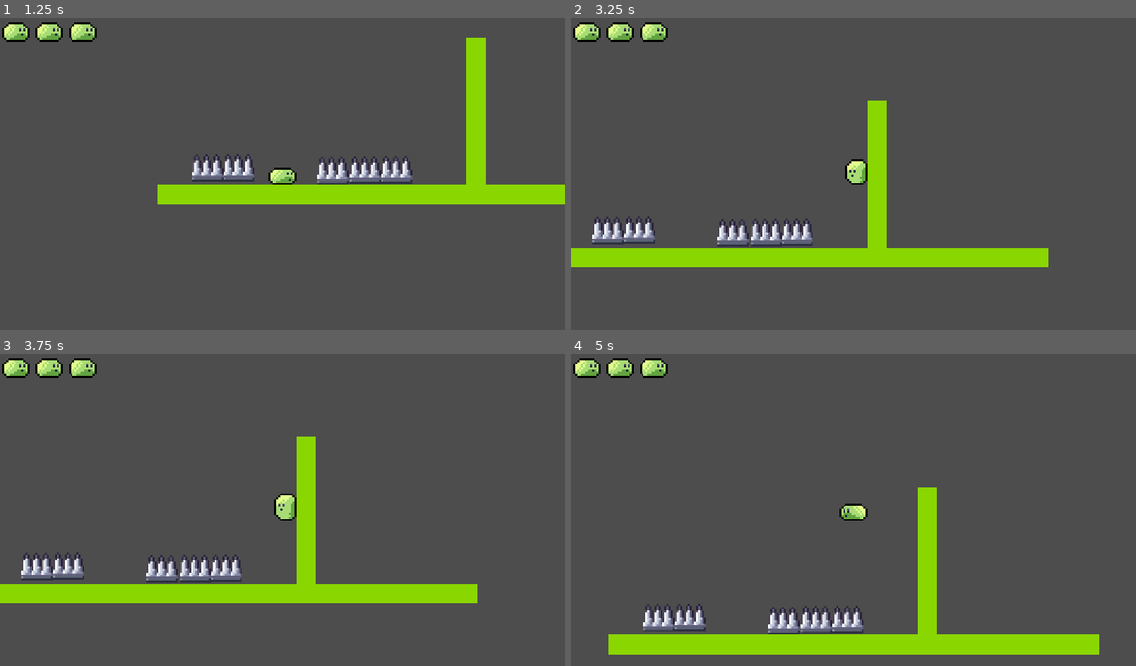
Above: before the commit, frames 1-4 (two rows, left to right).
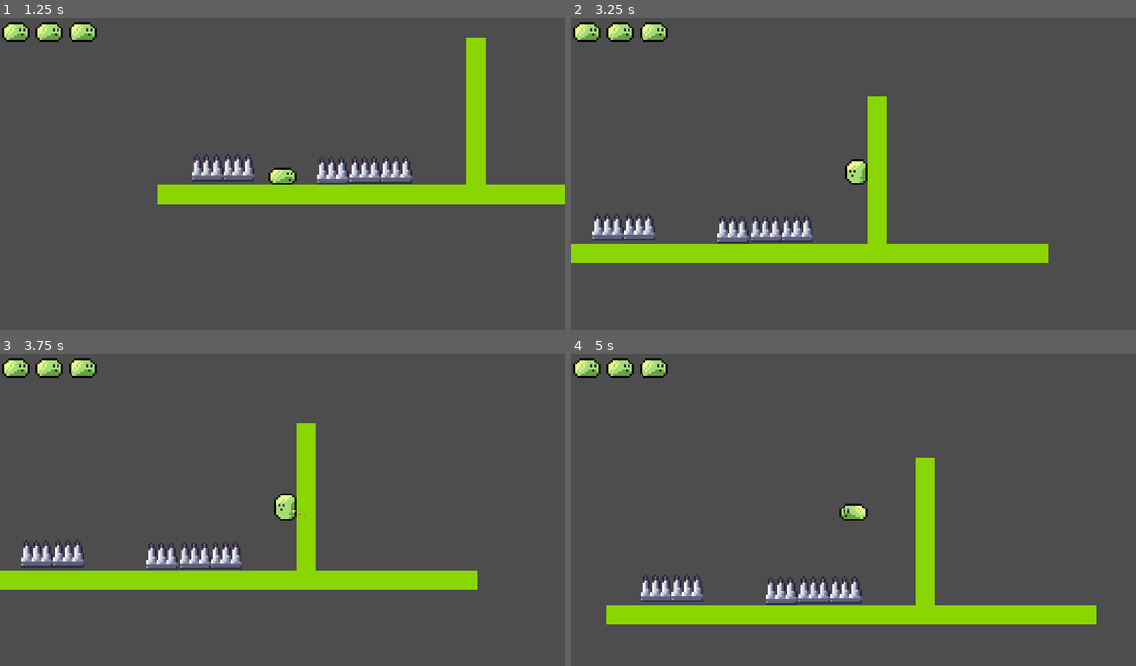
Above: after the commit, the same moments.

Repository: Trash-and-Co/bounce-back
Game: Godot game, scene res://scenes/testScenes/voitkevicstestlevel.tscn
Two runs of this game, one before a commit and one after it. Both use one fixed random seed, a clock stepped at 60 frames per second and the inputs below.
Inputs (mouse positions are in pixels of both pictures, inside the frame that each line leads up to):
- Up to frame 1 (1.25 s): move the mouse to (406, 155) at 0.52 s; click (406, 155) at 0.67 s
- Up to frame 2 (3.25 s): drag from (740, 186) to (966, 170) at 1.27 s; move the mouse to (910, 102) at 2.02 s; click (910, 102) at 2.17 s; drag from (825, 233) to (684, 124) at 2.77 s
- Up to frame 3 (3.75 s): move the mouse to (452, 553) at 3.52 s; click (452, 553) at 3.67 s
- Up to frame 4 (5 s): drag from (684, 460) to (768, 569) at 4.27 s

Frame 1 is identical in both runs. In frame 2, 3.7% of the frame differs, in the area x 0-85%, y 25-80%; in frame 3, 9.2%; in frame 4, 14%, in the area x 6-94%, y 33-97%.

Commit message:
upside down slime sprite + intuitive trajectory line

Diff:
--- a/player/player.gd
+++ b/player/player.gd
@@ -9,11 +9,15 @@
 const DOT_SPACING: float = 12.0
 const CLICK_PREVIEW_DOTS: int = 3
 const DRAG_PREVIEW_DOTS: int = 8
+const WALL_CONTACT_DISTANCE: float = 3.0
 
 @export var launch_power: float = 6.0
 @export var max_drag: float = 120.0
+@export var wall_slide_speed: float = 38.0
 
 @onready var sprite: AnimatedSprite2D = $AnimatedSprite2D
+@onready var sprite_rest_y: float = sprite.position.y
+@onready var collision_shape: CollisionShape2D = $CollisionShape2D
 
 var attached: bool = false
 var death_in_progress: bool = false
@@ -24,11 +28,17 @@
 var detach_pending: bool = false
 
 var trajectory := PackedVector2Array()
+var trajectory_overlay := Node2D.new()
 
 
 func _ready() -> void:
 	add_to_group("player")
 	sprite.play("idle")
+
+	trajectory_overlay.z_as_relative = false
+	trajectory_overlay.z_index = 100
+	add_child(trajectory_overlay)
+	trajectory_overlay.draw.connect(_draw_trajectory)
 
 
 func _input(event: InputEvent) -> void:
@@ -53,7 +63,7 @@
 		return
 
 	dragging = false
-	queue_redraw()
+	trajectory_overlay.queue_redraw()
 	if event.canceled or not attached or death_in_progress:
 		return
 
@@ -91,20 +101,20 @@
 		move_and_collide(surface_normal * DETACH_DISTANCE)
 		detach_pending = false
 
-	if not attached:
+	if attached:
+		if _is_wall(surface_normal) and not death_in_progress:
+			_slide_down_wall(delta)
+	else:
 		velocity += get_gravity() * delta
 		var collision := move_and_collide(velocity * delta)
-
 		if collision:
-			velocity = Vector2.ZERO
-			attached = true
-			surface_normal = collision.get_normal()
-
-			if absf(surface_normal.x) > 0.7:
-				sprite.play("wall_stick")
-				sprite.flip_h = surface_normal.x < 0.0
-			else:
-				sprite.play("idle")
+			_attach_to_surface(collision.get_normal())
+
+	var on_ceiling := attached and surface_normal.y > 0.7 and not _is_wall(surface_normal)
+	sprite.flip_v = on_ceiling
+
+	var ceiling_y := 2.0 * collision_shape.position.y - sprite_rest_y
+	sprite.position.y = ceiling_y if on_ceiling else sprite_rest_y
 
 	if dragging:
 		var mouse := get_global_mouse_position()
@@ -112,7 +122,38 @@
 		var dot_limit := DRAG_PREVIEW_DOTS if is_pullback else CLICK_PREVIEW_DOTS
 		_update_trajectory(_shot_velocity(mouse), delta, dot_limit)
 
-	queue_redraw()
+	trajectory_overlay.queue_redraw()
+
+
+func _is_wall(normal: Vector2) -> bool:
+	return absf(normal.x) > 0.7
+
+
+func _attach_to_surface(normal: Vector2) -> void:
+	velocity = Vector2.ZERO
+	attached = true
+	surface_normal = normal
+
+	if _is_wall(normal):
+		sprite.play("wall_stick")
+		sprite.flip_h = normal.x < 0.0
+	else:
+		sprite.play("idle")
+
+
+func _slide_down_wall(delta: float) -> void:
+	var slide_velocity := Vector2.DOWN.slide(surface_normal).normalized() * wall_slide_speed
+	var collision := move_and_collide(slide_velocity * delta)
+	if collision:
+		_attach_to_surface(collision.get_normal())
+		return
+
+	if not test_move(global_transform, -surface_normal * WALL_CONTACT_DISTANCE):
+		attached = false
+		dragging = false
+		velocity = slide_velocity
+		surface_normal = Vector2.UP
+		sprite.play("idle")
 
 
 func _update_trajectory(shot: Vector2, delta: float, dot_limit: int) -> void:
@@ -127,12 +168,11 @@
 
 	var gravity := get_gravity()
 	var distance_to_dot := FIRST_DOT_DISTANCE
+	var aim_direction := shot.normalized()
 
 	for step in range(PREVIEW_STEPS):
 		shot += gravity * delta
 		var motion := shot * delta
-		if test_move(start, motion):
-			break
 
 		var segment_length := motion.length()
 		while distance_to_dot <= segment_length:
@@ -145,8 +185,11 @@
 		distance_to_dot -= segment_length
 		start.origin += motion
 
-
-func _draw() -> void:
+	if trajectory.is_empty():
+		trajectory.append(to_local(global_position + aim_direction * FIRST_DOT_DISTANCE))
+
+
+func _draw_trajectory() -> void:
 	if not dragging:
 		return
 
@@ -155,8 +198,8 @@
 		var radius := lerpf(3.2, 1.7, fade)
 		var color := Color(1.0, 0.89, 0.62, lerpf(0.95, 0.25, fade))
 		var outline := Color(0.12, 0.09, 0.06, color.a * 0.65)
-		draw_circle(trajectory[index], radius + 1.0, outline, true, -1.0, true)
-		draw_circle(trajectory[index], radius, color, true, -1.0, true)
+		trajectory_overlay.draw_circle(trajectory[index], radius + 1.0, outline, true, -1.0, true)
+		trajectory_overlay.draw_circle(trajectory[index], radius, color, true, -1.0, true)
 
 
 func claim_death() -> bool:
@@ -165,5 +208,5 @@
 
 	death_in_progress = true
 	dragging = false
-	queue_redraw()
+	trajectory_overlay.queue_redraw()
 	return true
